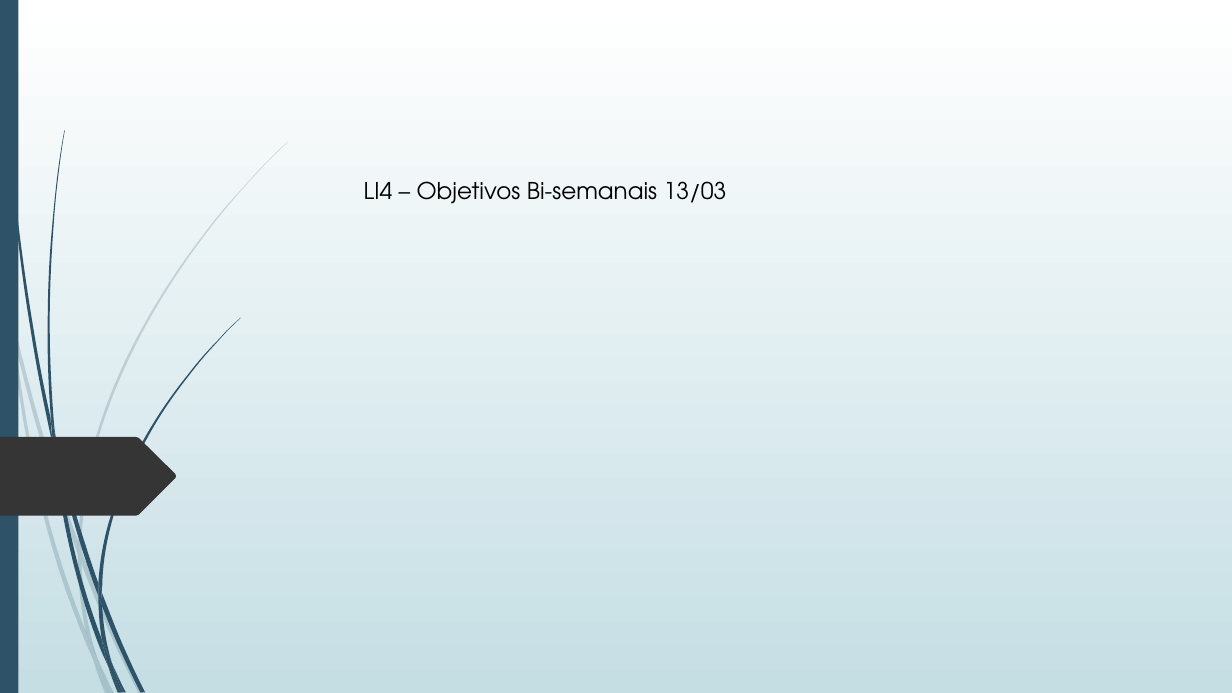
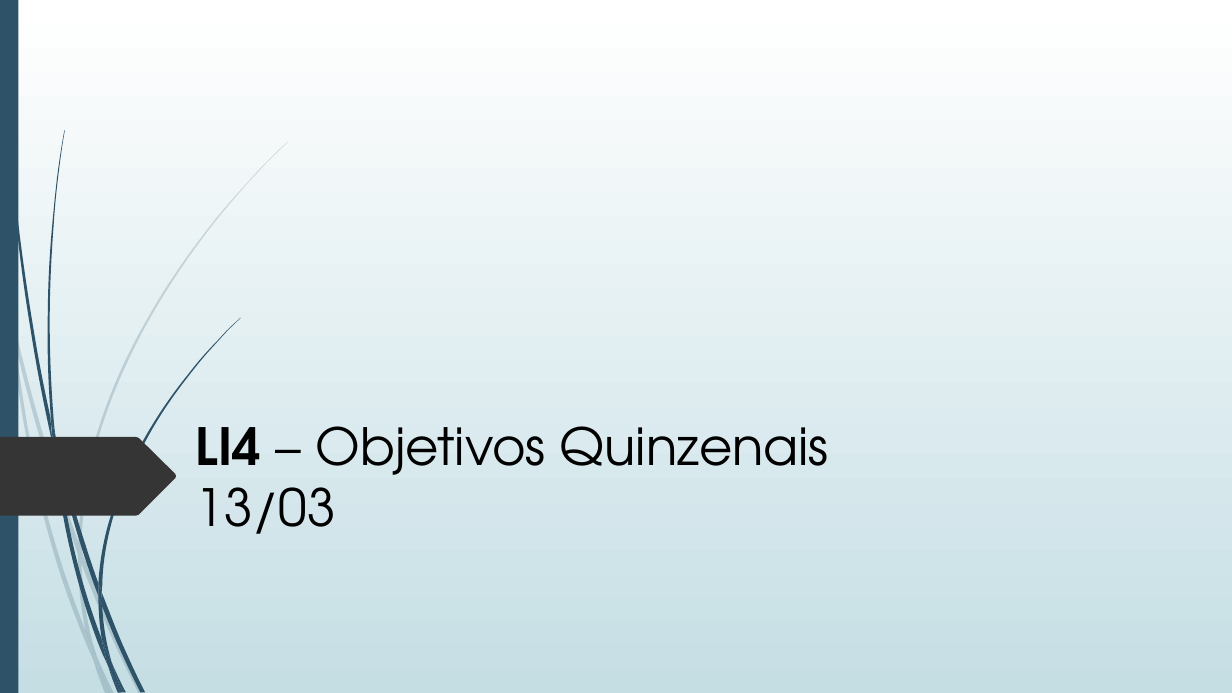
Before and after one commit to ProjetoLI4-TP1-G3-19-20/LI4, a slide deck: slide 1 of Apresentações/Apresentação1103.pptx. Drawn at 1232x693 pixels with LibreOffice and Linux fonts; fonts in the diff are those of the drawing. Boxes give left, top, right and bottom in pixels: in the first picture for what was removed or moved away, otherwise in the second. Text is boxed around its words. In the diff, an @@ line names an element or a change of style, - is before the commit and + after.

```diff
--- a/Apresentações/Apresentação1103.pptx
+++ b/Apresentações/Apresentação1103.pptx
@@ text at bbox=[196, 426, 829, 534]: text changed; size 18 to 40 pt @@
-LI4 – Objetivos Bi-semanais 13/03
+LI4 – Objetivos Quinzenais 13/03
```
Also in this commit, not shown: 9 other slides changed, 1 other file.
